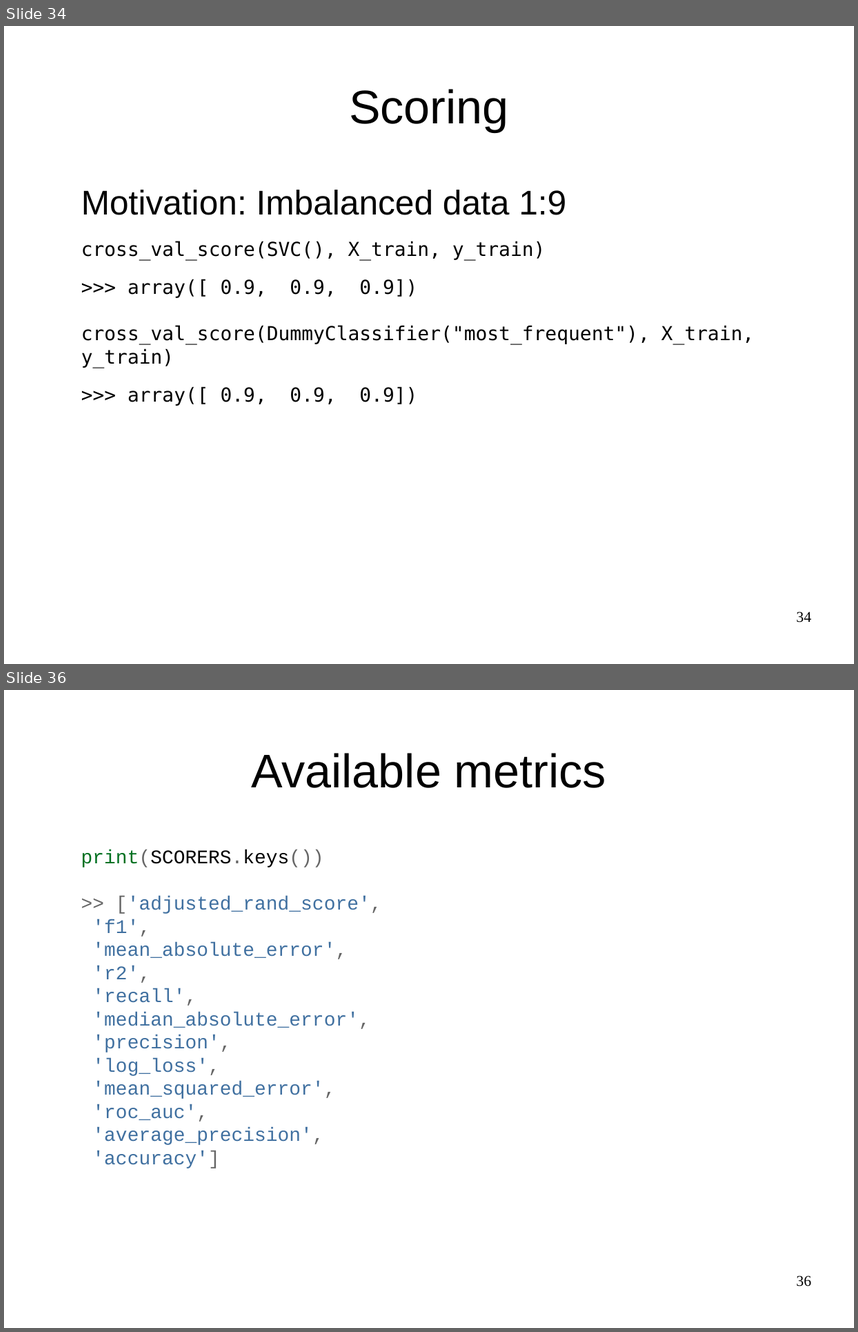
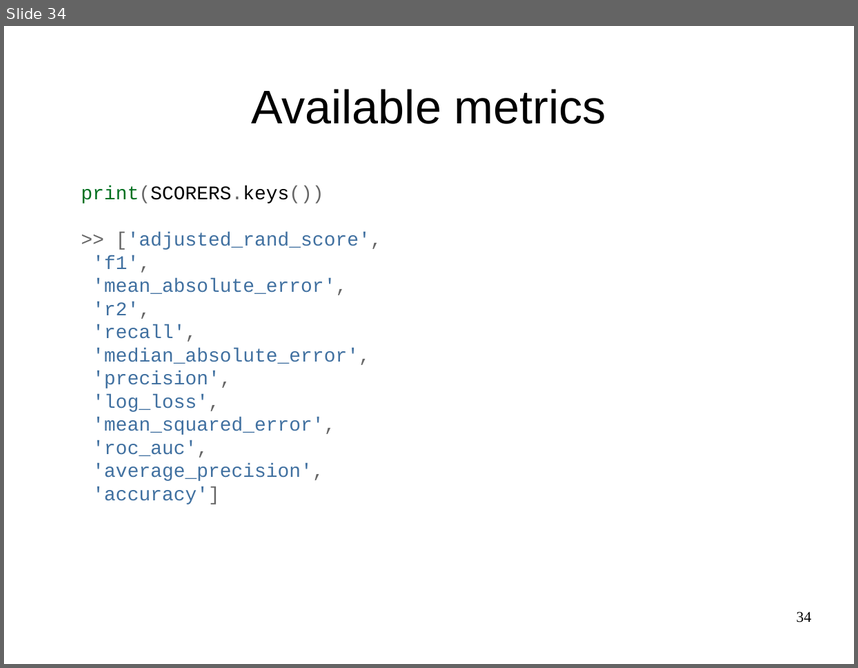
Before and after one commit to amueller/talks_odt, a slide deck: nyc-open-data-2015-andvanced-sklearn.odp. Shown one above the other, each under a label of ours: slides 34 and 36 before the commit, slide 34 after it; the slides between them are not shown. The pictures are 858x1332 and 858x668 pixels, drawn with LibreOffice and Linux fonts; fonts in the diff are those of the drawing. Boxes give left, top, right and bottom in pixels: in the first picture for what was removed or moved away, otherwise in the second. Text is boxed around its words. In the diff, an @@ line names an element or a change of style, - is before the commit and + after.

```diff
--- a/nyc-open-data-2015-andvanced-sklearn.odp
+++ b/nyc-open-data-2015-andvanced-sklearn.odp
@@ slide 34 removed at (x1=4, y1=26, x2=854, y2=664), background #FFFFFF @@
@@ title removed at (x1=349, y1=89, x2=508, y2=132) @@
-Scoring
@@ text removed at (x1=81, y1=190, x2=755, y2=405) @@
-Motivation: Imbalanced data 1:9
-cross_val_score(SVC(), X_train, y_train)
->>> array([ 0.9, 0.9, 0.9])
-cross_val_score(DummyClassifier("most_frequent"), X_train, y_train)
->>> array([ 0.9, 0.9, 0.9])
@@ page number removed at (x1=796, y1=611, x2=811, y2=622) @@
-34
@@ what was slide 36 is now slide 34 @@
@@ page number at (x1=796, y1=611, x2=811, y2=622): text changed @@
-36
+34
```
Also in this commit, not shown: 8 slides changed, 1 other slide removed.
